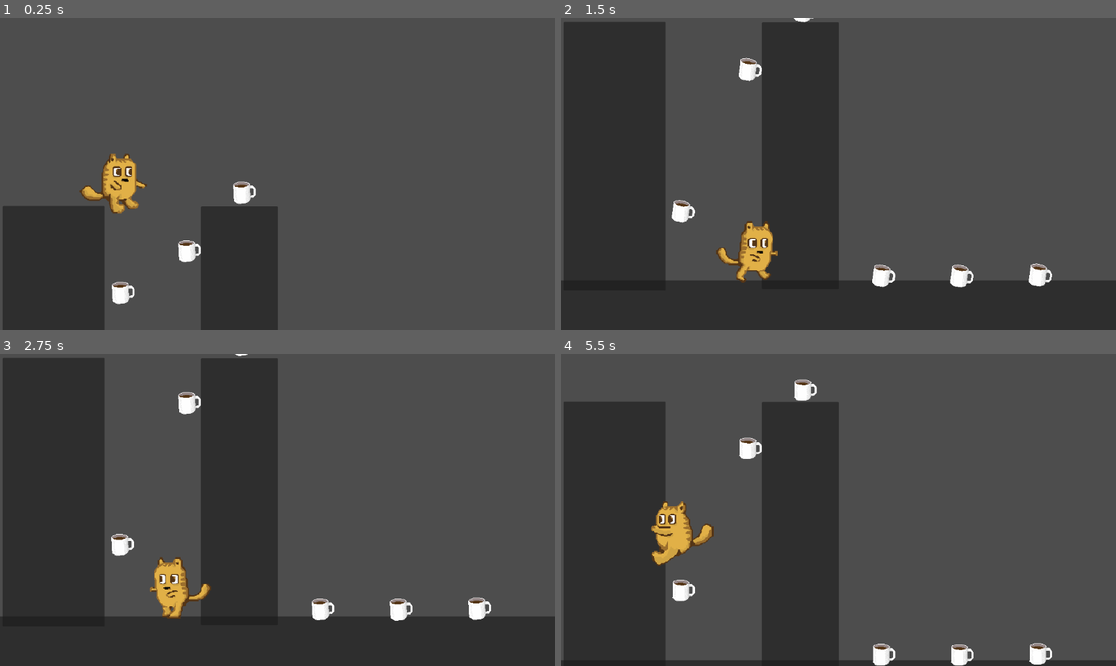
Above: before the commit, frames 1-4 (two rows, left to right).
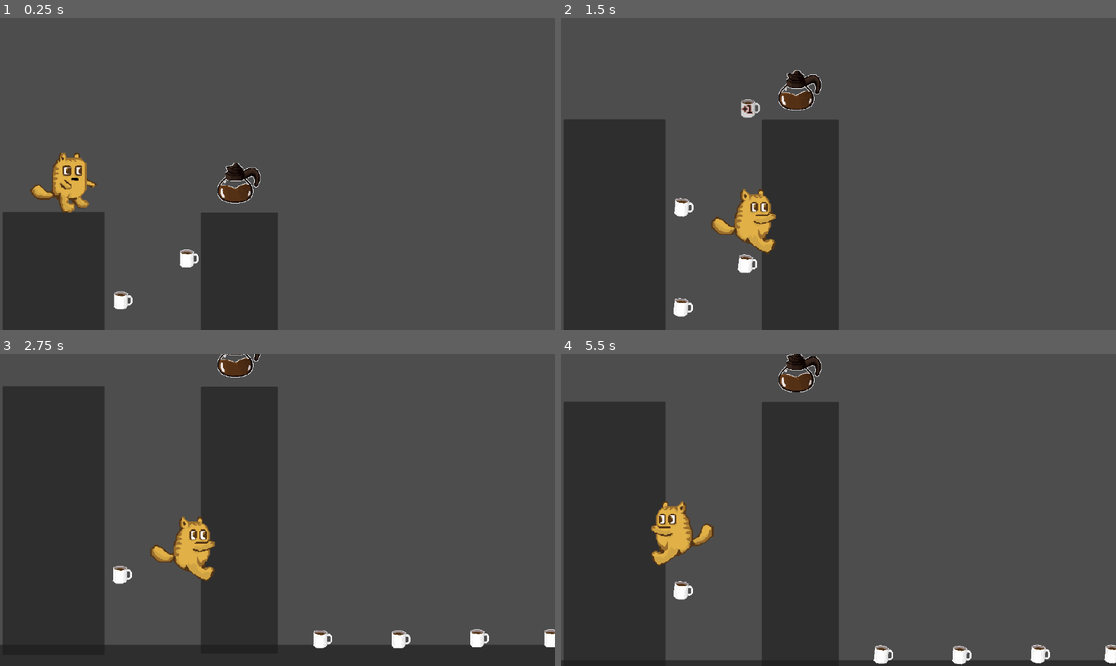
Above: after the commit, the same moments.

Repository: rnakkas/CoffeeCatProject
Game: Godot game, scene res://Scenes/test_level.tscn
The game is run twice, just before and just after one commit, with the same random seed, the same clock (stepped at 60 frames per second) and the same inputs.
Inputs:
- Up to frame 1 (0.25 s): no input
- Up to frame 2 (1.5 s): hold Right (move_right) from 0.53 s (still down); tap Space (jump) at 0.77 s
- Up to frame 3 (2.75 s): tap Space (jump) at 1.52 s; release Right (move_right) at 2.03 s; hold Left (move_left) from 2.03 s (still down)
- Up to frame 4 (5.5 s): release Left (move_left) at 2.78 s; hold Right (move_right) 2.78-4.28 s; tap Space (jump) at 3.02, 3.77, 4.52 s; hold Left (move_left) 4.28-5.03 s; hold Right (move_right) from 5.03 s (still down)

The runs differ from the first frame. In frame 1, 4.0% of the frame differs, in the area x 0-51%, y 43-94%; in frame 2, 23%, in the area x 0-100%, y 0-100%; in frame 3, 12%; in frame 4, 1.5%.

Commit message:
added coffee pot collectible
- added coffee pot collectible
- created item collection class

Diff:
--- a/Scenes/coffee.tscn
+++ b/Scenes/coffee.tscn
@@ -94,7 +94,7 @@
 }]
 
 [sub_resource type="CircleShape2D" id="CircleShape2D_shag6"]
-radius = 34.0147
+radius = 29.0172
 
 [node name="coffee" type="Area2D"]
 collision_layer = 4
@@ -103,12 +103,14 @@
 
 [node name="sprite" type="AnimatedSprite2D" parent="."]
 position = Vector2(10, 13)
-scale = Vector2(1.3125, 1.40625)
+scale = Vector2(1.1, 1.178)
 sprite_frames = SubResource("SpriteFrames_nm0lc")
-animation = &"collect"
+animation = &"idle"
+frame = 3
+frame_progress = 0.60301
 
 [node name="collider" type="CollisionShape2D" parent="."]
-position = Vector2(7, 18)
+position = Vector2(10, 12)
 shape = SubResource("CircleShape2D_shag6")
 
 [connection signal="body_entered" from="." to="." method="_on_body_entered"]
--- /dev/null
+++ b/Scenes/coffee_pot.tscn
@@ -0,0 +1,92 @@
+[gd_scene load_steps=13 format=3 uid="uid://f41uy40r0hsp"]
+
+[ext_resource type="Texture2D" uid="uid://0k7oowkgbxd1" path="res://Assets/coffee_pot_spritesheet_v1.png" id="1_78t62"]
+[ext_resource type="Script" path="res://Scripts/coffee_pot.gd" id="1_ye5fj"]
+
+[sub_resource type="AtlasTexture" id="AtlasTexture_6wpg0"]
+atlas = ExtResource("1_78t62")
+region = Rect2(0, 128, 128, 128)
+
+[sub_resource type="AtlasTexture" id="AtlasTexture_y4bey"]
+atlas = ExtResource("1_78t62")
+region = Rect2(0, 0, 128, 128)
+
+[sub_resource type="AtlasTexture" id="AtlasTexture_pkvuy"]
+atlas = ExtResource("1_78t62")
+region = Rect2(128, 0, 128, 128)
+
+[sub_resource type="AtlasTexture" id="AtlasTexture_rffy3"]
+atlas = ExtResource("1_78t62")
+region = Rect2(256, 0, 128, 128)
+
+[sub_resource type="AtlasTexture" id="AtlasTexture_0k3aq"]
+atlas = ExtResource("1_78t62")
+region = Rect2(384, 0, 128, 128)
+
+[sub_resource type="AtlasTexture" id="AtlasTexture_4yw45"]
+atlas = ExtResource("1_78t62")
+region = Rect2(512, 0, 128, 128)
+
+[sub_resource type="AtlasTexture" id="AtlasTexture_xtodf"]
+atlas = ExtResource("1_78t62")
+region = Rect2(640, 0, 128, 128)
+
+[sub_resource type="AtlasTexture" id="AtlasTexture_7xuy5"]
+atlas = ExtResource("1_78t62")
+region = Rect2(768, 0, 128, 128)
+
+[sub_resource type="SpriteFrames" id="SpriteFrames_e1eib"]
+animations = [{
+"frames": [{
+"duration": 1.0,
+"texture": SubResource("AtlasTexture_6wpg0")
+}],
+"loop": true,
+"name": &"collect",
+"speed": 5.0
+}, {
+"frames": [{
+"duration": 1.0,
+"texture": SubResource("AtlasTexture_y4bey")
+}, {
+"duration": 1.0,
+"texture": SubResource("AtlasTexture_pkvuy")
+}, {
+"duration": 1.0,
+"texture": SubResource("AtlasTexture_rffy3")
+}, {
+"duration": 1.0,
+"texture": SubResource("AtlasTexture_0k3aq")
+}, {
+"duration": 1.0,
+"texture": SubResource("AtlasTexture_4yw45")
+}, {
+"duration": 1.0,
+"texture": SubResource("AtlasTexture_xtodf")
+}, {
+"duration": 1.0,
+"texture": SubResource("AtlasTexture_7xuy5")
+}],
+"loop": true,
+"name": &"idle",
+"speed": 11.0
+}]
+
+[sub_resource type="CircleShape2D" id="CircleShape2D_o754r"]
+radius = 65.0077
+
+[node name="coffee_pot" type="Area2D"]
+collision_layer = 4
+collision_mask = 2
+script = ExtResource("1_ye5fj")
+
+[node name="sprite" type="AnimatedSprite2D" parent="."]
+scale = Vector2(1.2, 1.2)
+sprite_frames = SubResource("SpriteFrames_e1eib")
+animation = &"idle"
+
+[node name="collider" type="CollisionShape2D" parent="."]
+position = Vector2(2, 1)
+shape = SubResource("CircleShape2D_o754r")
+
+[connection signal="body_entered" from="." to="." method="_on_body_entered"]
--- a/Scenes/test_level.tscn
+++ b/Scenes/test_level.tscn
@@ -1,6 +1,7 @@
-[gd_scene load_steps=6 format=3 uid="uid://cfmp4bpt0wwlb"]
+[gd_scene load_steps=7 format=3 uid="uid://cfmp4bpt0wwlb"]
 
 [ext_resource type="PackedScene" uid="uid://rnwicnm300tm" path="res://Scenes/player.tscn" id="1_wmqhn"]
+[ext_resource type="PackedScene" uid="uid://f41uy40r0hsp" path="res://Scenes/coffee_pot.tscn" id="2_6cst6"]
 [ext_resource type="PackedScene" uid="uid://dpk3inegf0yit" path="res://Scenes/coffee.tscn" id="2_wkv4d"]
 
 [sub_resource type="RectangleShape2D" id="RectangleShape2D_phm3u"]
@@ -60,7 +61,7 @@
 position = Vector2(547, -243)
 
 [node name="coffee8" parent="coffees" instance=ExtResource("2_wkv4d")]
-position = Vector2(710, -416)
+position = Vector2(1627, 367)
 
 [node name="coffee2" parent="coffees" instance=ExtResource("2_wkv4d")]
 position = Vector2(351, -119)
@@ -80,8 +81,11 @@
 [node name="coffee4" parent="coffees" instance=ExtResource("2_wkv4d")]
 position = Vector2(349, 178)
 
+[node name="coffee_pot" parent="coffees" instance=ExtResource("2_6cst6")]
+position = Vector2(704, -441)
+
 [node name="player" parent="." instance=ExtResource("1_wmqhn")]
-position = Vector2(169, -486)
+position = Vector2(21, -504)
 scale = Vector2(1.68594, 1.62774)
 
 [node name="Camera2D" type="Camera2D" parent="player"]
--- /dev/null
+++ b/Scripts/ItemCollection.gd
@@ -0,0 +1,11 @@
+class_name ItemCollection
+extends Node
+
+func player_collects_item(object: Object, animation: AnimatedSprite2D) -> void:
+	var tween_1: Tween = object.get_tree().create_tween();
+	var tween_2: Tween = object.get_tree().create_tween();
+	print("player enter");
+	animation.play("collect");
+	tween_1.tween_property(object, "modulate:a", 0, 1.6);
+	tween_2.tween_property(object, "position", object.position - Vector2(0, 210), 0.45);
+	tween_2.tween_callback(object.queue_free);
--- a/Scripts/coffee.gd
+++ b/Scripts/coffee.gd
@@ -3,17 +3,20 @@
 
 @onready var animation: AnimatedSprite2D = $sprite;
 
-# Called when the node enters the scene tree for the first time.
+var collect_item : ItemCollection = ItemCollection.new();
+
 func _ready() -> void:
 	animation.play("idle");
 
-
 func _on_body_entered(body: Node2D) -> void:
-	var tween_1: Tween = get_tree().create_tween();
-	var tween_2: Tween = get_tree().create_tween();
+	## Remove
+	#var tween_1: Tween = get_tree().create_tween();
+	#var tween_2: Tween = get_tree().create_tween();
 	if body.name == "player":
-		print("player enter");
-		animation.play("collect");
-		tween_1.tween_property(self, "modulate:a", 0, 1.5);
-		tween_2.tween_property(self, "position", position - Vector2(0, 220), 0.4);
-		tween_2.tween_callback(queue_free);
+		## Remove
+		#print("player enter");
+		#animation.play("collect");
+		#tween_1.tween_property(self, "modulate:a", 0, 1.5);
+		#tween_2.tween_property(self, "position", position - Vector2(0, 220), 0.4);
+		#tween_2.tween_callback(queue_free);
+		collect_item.player_collects_item(self, animation);
--- /dev/null
+++ b/Scripts/coffee_pot.gd
@@ -0,0 +1,13 @@
+class_name CoffeePot
+extends Area2D
+
+@onready var animation : AnimatedSprite2D = $sprite;
+
+var collect_item : ItemCollection = ItemCollection.new();
+
+func _ready() -> void:
+	animation.play("idle");
+
+func _on_body_entered(body: Node2D) -> void:
+	if body.name == "player":
+		collect_item.player_collects_item(self, animation);
